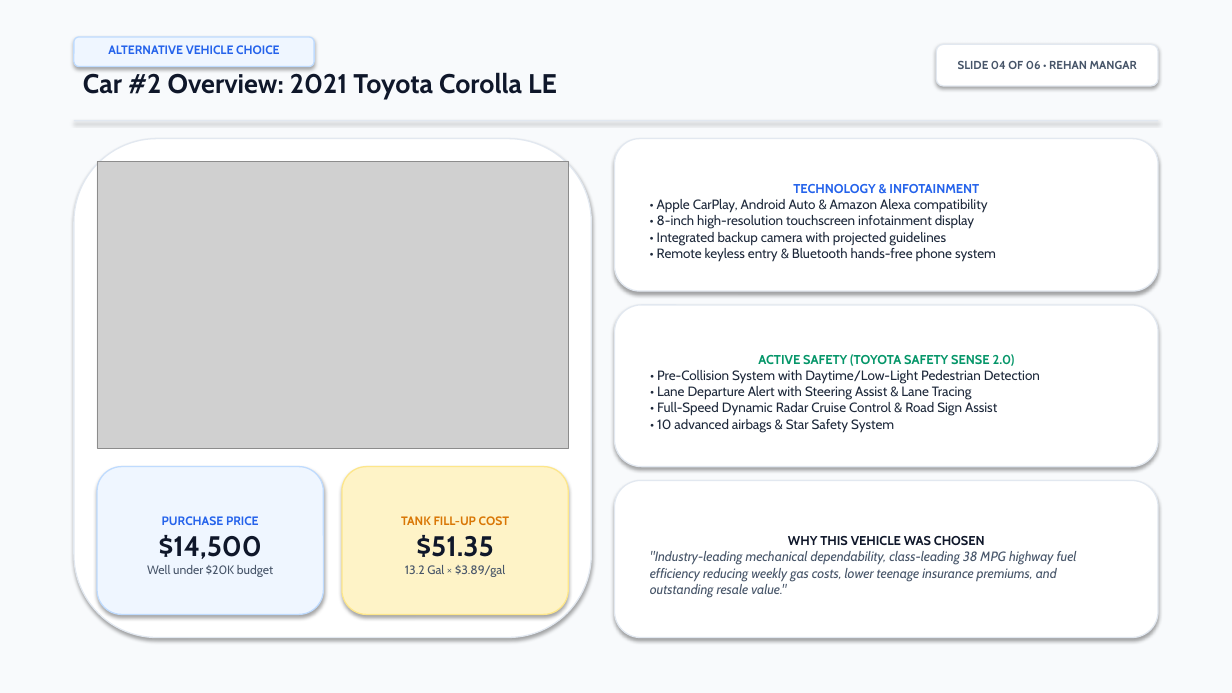
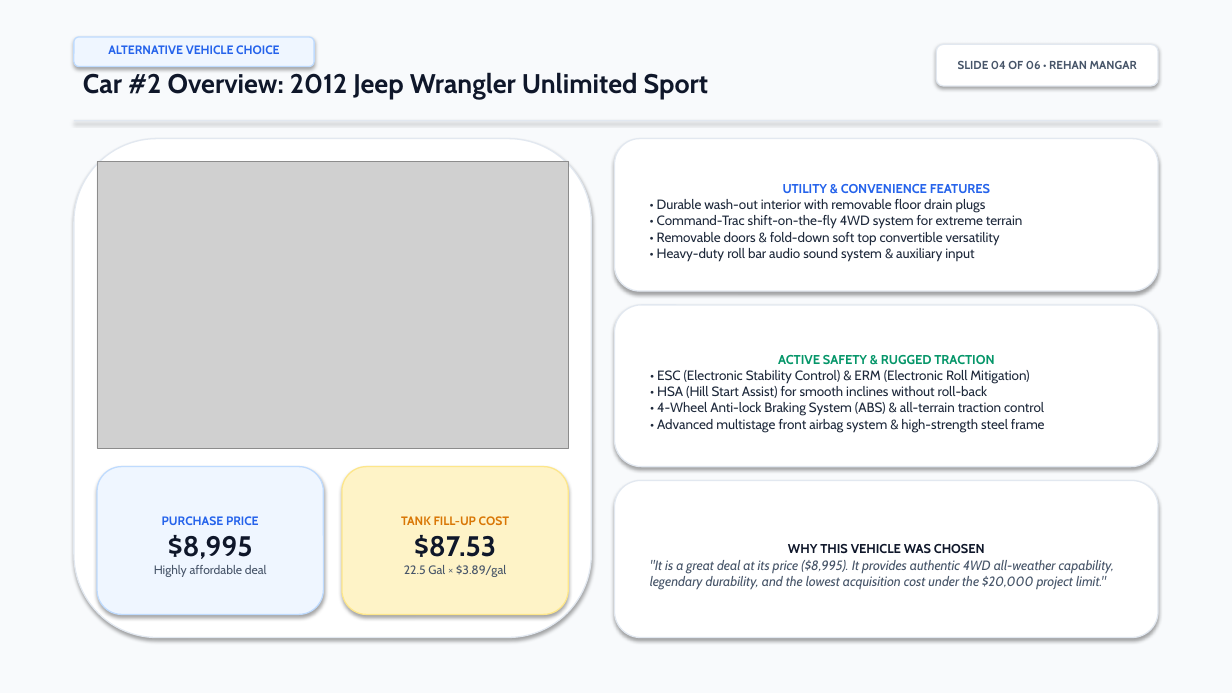
Before and after one commit to StwFate/Physics_Site, a slide deck: slide 4 of Car_Buying_Project/Buying_Your_First_Car_Presentation.pptx. Drawn at 1232x693 pixels with LibreOffice and Linux fonts; fonts in the diff are those of the drawing; grey boxes stand for pictures. Boxes give left, top, right and bottom in pixels: in the first picture for what was removed or moved away, otherwise in the second. Text is boxed around its words. In the diff, an @@ line names an element or a change of style, - is before the commit and + after.

Commit message:
feat: update Car #2 to 2012 Jeep Wrangler Unlimited Sport 4WD with verified loan calculations, updated worksheets, and revised presentation deck

```diff
--- a/Car_Buying_Project/Buying_Your_First_Car_Presentation.pptx
+++ b/Car_Buying_Project/Buying_Your_First_Car_Presentation.pptx
@@ text at (x1=83, y1=72, x2=709, y2=99): text changed @@
-Car #2 Overview: 2021 Toyota Corolla LE
+Car #2 Overview: 2012 Jeep Wrangler Unlimited Sport
@@ text in rounded rectangle at (x1=657, y1=184, x2=1023, y2=261): text changed @@
-TECHNOLOGY & INFOTAINMENT
-• Apple CarPlay, Android Auto & Amazon Alexa compatibility
-• 8-inch high-resolution touchscreen infotainment display
-• Integrated backup camera with projected guidelines
-• Remote keyless entry & Bluetooth hands-free phone system
+UTILITY & CONVENIENCE FEATURES
+• Durable wash-out interior with removable floor drain plugs
+• Command-Trac shift-on-the-fly 4WD system for extreme terrain
+• Removable doors & fold-down soft top convertible versatility
+• Heavy-duty roll bar audio sound system & auxiliary input
@@ text in rounded rectangle at (x1=657, y1=355, x2=1045, y2=432): text changed @@
-ACTIVE SAFETY (TOYOTA SAFETY SENSE 2.0)
-• Pre-Collision System with Daytime/Low-Light Pedestrian Detection
-• Lane Departure Alert with Steering Assist & Lane Tracing
-• Full-Speed Dynamic Radar Cruise Control & Road Sign Assist
-• 10 advanced airbags & Star Safety System
+ACTIVE SAFETY & RUGGED TRACTION
+• ESC (Electronic Stability Control) & ERM (Electronic Roll Mitigation)
+• HSA (Hill Start Assist) for smooth inclines without roll-back
+• 4-Wheel Anti-lock Braking System (ABS) & all-terrain traction control
+• Advanced multistage front airbag system & high-strength steel frame
@@ text in rounded rectangle at (x1=154, y1=535, x2=267, y2=577): text changed @@
-$14,500
-Well under $20K budget
+$8,995
+Highly affordable deal
@@ text in rounded rectangle at (x1=404, y1=535, x2=506, y2=577): text changed @@
-$51.35
-13.2 Gal × $3.89/gal
+$87.53
+22.5 Gal × $3.89/gal
@@ text in rounded rectangle at (x1=650, y1=560, x2=1114, y2=589): text changed @@
-"Industry-leading mechanical dependability, class-leading 38 MPG highway fuel efficiency reducing weekly gas costs, lower teenage insurance premiums, and outstanding resale value."
+"It is a great deal at its price ($8,995). It provides authentic 4WD all-weather capability, legendary durability, and the lowest acquisition cost under the $20,000 project limit."
```
Also in this commit, not shown: 2 other slides changed, 5 other files.
